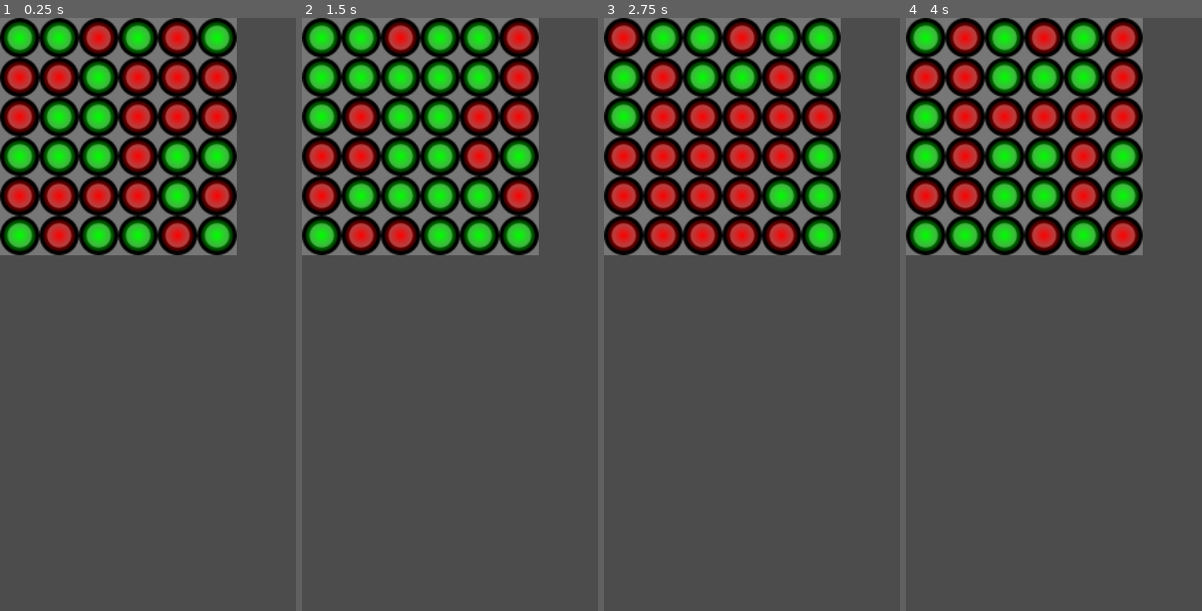
Above: before the commit, frames 1-4 (left to right).
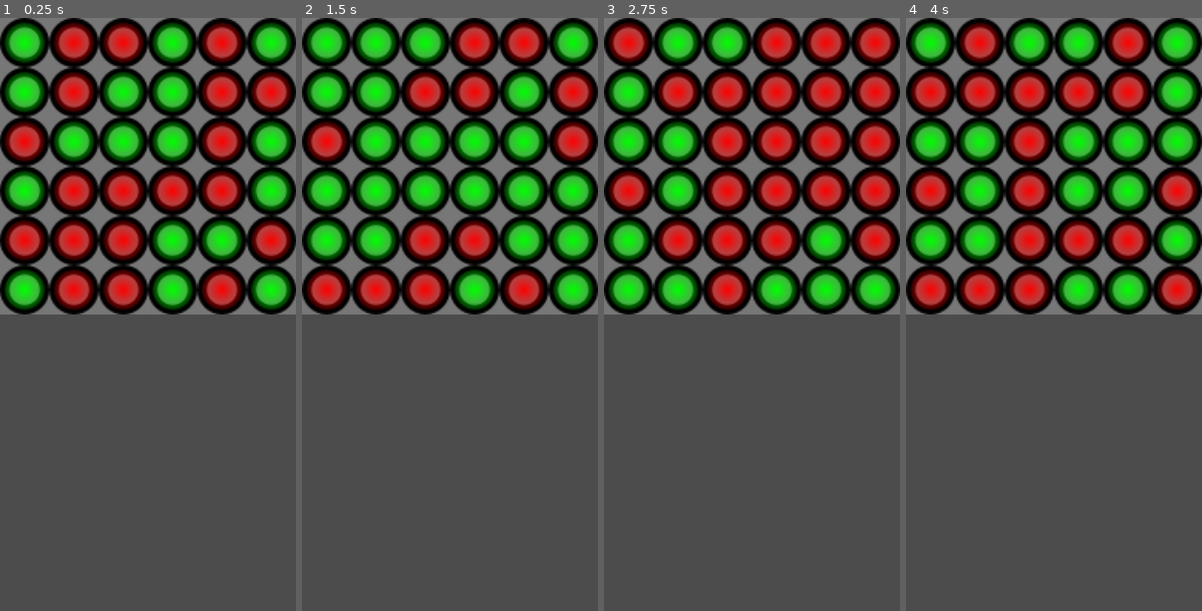
Above: after the commit, the same moments.

Repository: Jjony-dev/All-LEDS-Green
Game: Godot game, scene res://Board/Board.tscn
The game is run twice, just before and just after one commit, with the same random seed, the same clock (stepped at 60 frames per second) and the same inputs.
Inputs:
- Up to frame 1 (0.25 s): no input
- Up to frame 2 (1.5 s): no input
- Up to frame 3 (2.75 s): no input
- Up to frame 4 (4 s): tap Enter at 3.5 s

The runs differ from the first frame. In frame 1, 45% of the frame differs, in the area x 0-100%, y 0-50%; in frame 2, 44%; in frame 3, 45%; in frame 4, 44%.

Commit message:
Cambiado los arrays del tablero

Diff:
--- a/Board/Board.gd
+++ b/Board/Board.gd
@@ -12,11 +12,19 @@
 	$ColorRect.rect_size = Vector2(board_px_size, board_px_size)
 	init_board()
 
+
 func init_board() -> void:
-	for c in board_size:
-		for r in board_size:
+	for r in board_size:
+		positions.append([])
+		for c in board_size:
 			var piece : = Piece.instance()
 			piece.scale *= scale_factor / piece.get_size()
 			piece.set_board_pos(Vector2(r, c))
-			positions.append(piece)
-			add_child(piece)
+			if piece.connect("piece_pressed", self, "_Piece_on_Board_pressed"):
+				print_debug("error connetion -> signal: pressed")
+			positions[r].append(piece)
+			add_child(positions[r][c])
+
+
+func _Piece_on_Board_pressed(_piece : Node2D) -> void:
+	print(_piece.get_board_pos())
--- a/Board/Board.tscn
+++ b/Board/Board.tscn
@@ -5,6 +5,7 @@
 [node name="Board" type="Node2D"]
 script = ExtResource( 1 )
 board_size = 6
+board_px_size = 320
 
 [node name="ColorRect" type="ColorRect" parent="."]
 margin_right = 256.0
--- a/Piece/Piece.gd
+++ b/Piece/Piece.gd
@@ -1,4 +1,6 @@
 extends TouchScreenButton
+
+signal piece_pressed(this_node)
 
 export (Color) var color_default : = Color.white
 export (Color) var color_on : = Color.green
@@ -25,7 +27,6 @@
 #@Param time is animation duration
 func random_color_anim(time : float = 5.0) -> void:
 	disconnect("pressed", self, "_on_Piece_pressed")
-	set_process_internal(false)
 	while time >= 0:
 		anim_color_time.start()
 		yield(anim_color_time,"timeout")
@@ -53,3 +54,4 @@
 #Change Piece color when is pressed
 func _on_Piece_pressed():
 	switch_LED()
+	emit_signal("piece_pressed", self)
